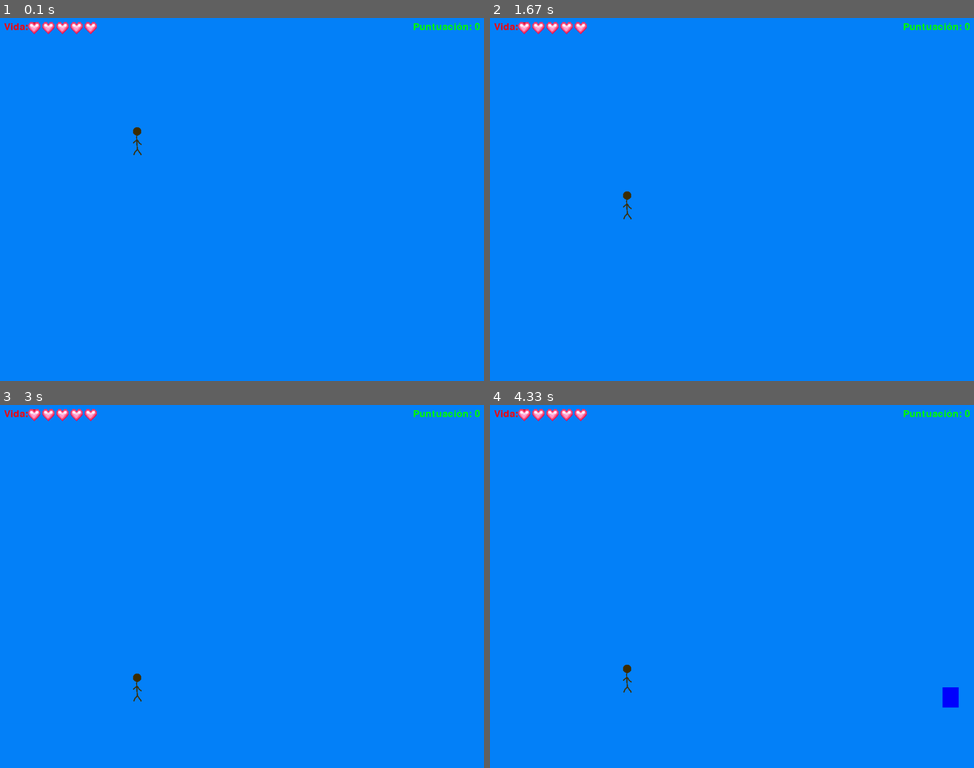
Above: before the commit, frames 1-4 (two rows, left to right).
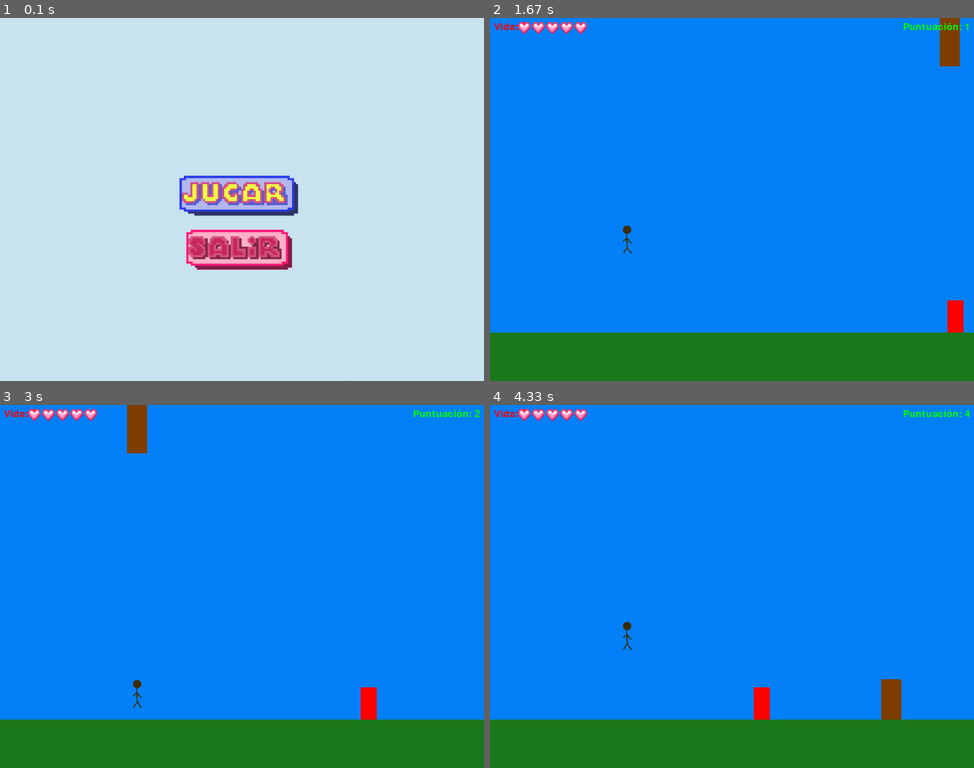
Above: after the commit, the same moments.

Repository: Jol-XD/Corre-Paco-Corre
Game: pygame game, started from proyecto/Juego(test-Jack).py
Same seed, same stepped clock (60 frames per second), same inputs: the game is played once before the commit and once after it.
Inputs (mouse positions are in pixels of both pictures, inside the frame that each line leads up to):
- Up to frame 1 (0.1 s): no input
- Up to frame 2 (1.67 s): press the mouse at (727, 250) at 0.37 s; move the mouse to (751, 181) at 0.47 s; release the mouse at (775, 112) at 0.6 s; press the mouse at (794, 210) at 0.7 s; move the mouse to (785, 155) at 0.8 s; release the mouse at (775, 105) at 0.93 s; press the mouse at (727, 195) at 1.03 s; move the mouse to (756, 195) at 1.13 s; release the mouse at (785, 199) at 1.27 s; hold Space 1.33-1.63 s; hold Up 1.33-1.63 s
- Up to frame 3 (3 s): tap Space at 1.67 s; click (319, 564) at 2.05 s; hold Up 2.33-2.63 s; hold Down 2.67-2.97 s
- Up to frame 4 (4.33 s): click "Vida: 5" at 3.05 s; hold Up 3.33-3.7 s; hold Up from 4.13 s (still down)

The runs differ from the first frame. In frame 1, 100% of the frame differs, in the area x 0-100%, y 0-100%; in frame 2, 14%; in frame 3, 14%; in frame 4, 14%.

Commit message:
test jack raro + imagenes

Diff:
--- a/proyecto/Juego(test-Jack).py
+++ b/proyecto/Juego(test-Jack).py
@@ -1,22 +1,161 @@
 import random
 import time
 import pygame
-
+import sys
+
+# Define colores
+MENU = (202, 228, 241)
+FONDO = (5, 130, 250)
 ROJO = (255, 0, 0)
-FONDO = (5, 130, 250)
 AZUL = (0, 0, 255)
 GREEN = (0, 255, 0)
-BLACK = (0, 0, 0)
-
-class Jugador(pygame.sprite.Sprite):
+NEGRO = (0, 0, 0)
+MARRON = (128, 64, 0)
+SUELO = (28, 121, 28)
+
+clock = pygame.time.Clock()
+pygame.init()
+
+# Configuración de la pantalla
+screen_width = 1200
+screen_height = 900
+pantalla = pygame.display.set_mode((screen_width, screen_height))
+pygame.display.set_caption("¡Corre Paco corre!")
+
+# Clase para manejar botones
+class Boton():
+    def __init__(self, x, y, image, scale):
+        width = image.get_width()
+        height = image.get_height()
+        self.image = pygame.transform.scale (image, (int(width * scale), int(height * scale)))
+        self.rect = self.image.get_rect()
+        self.rect.topleft = (x, y)
+        self.clicked = False
+
+    def draw(self):
+        pantalla.blit(self.image, (self.rect.x, self.rect.y))
+
+# Función para salir del juego
+def salir_del_juego():
+    pygame.quit()
+    sys.exit()
+
+# Carga de imágenes para los botones
+jugar_img = pygame.image.load('proyecto/sprites/JUGAR1.png').convert_alpha()
+jugar_presionado_img = pygame.image.load('proyecto/sprites/jugar02.png').convert_alpha()
+salir_img = pygame.image.load('proyecto/sprites/SALIR1.png').convert_alpha()
+salir_presionado_img = pygame.image.load('proyecto/sprites/salir002.png').convert_alpha()
+No_img = pygame.image.load('proyecto/sprites/no.png').convert_alpha()
+Si_img = pygame.image.load('proyecto/sprites/si.png').convert_alpha()
+
+jugar_btn = Boton(445, 391, jugar_img, 5.25)
+salir_btn = Boton(446, 525, salir_img, 5.25)
+yes_btn = Boton(350, 400, Si_img, 5.25)
+no_btn = Boton(675, 400, No_img, 5.25)
+
+menu_activo = True
+juego_activo = False
+
+# Función para mostrar un mensaje de salida
+def mostrar_mensaje_salida():
+    pantalla.fill((202, 228, 241))
+    mensaje = "¿Enserio deseas salir del juego?"
+    font = pygame.font.SysFont("arialblack", 40)
+    draw_text(mensaje, font, (255, 255, 255), 270, 300)
+
+    while True:
+        for event in pygame.event.get():
+            if event.type == pygame.MOUSEBUTTONDOWN:
+                if yes_btn.rect.collidepoint(event.pos):
+                    pygame.quit()
+                    sys.exit()
+                elif no_btn.rect.collidepoint(event.pos):
+                    return False
+
+        yes_btn.draw()
+        no_btn.draw()
+        pygame.display.update()
+
+# Función para dibujar texto en la pantalla
+def draw_text(text, font, text_col, x, y):
+    img = font.render(text, True, text_col)
+    pantalla.blit(img, (x, y))
+
+# Función para mostrar el menú principal
+def mostrar_menu():
+    global menu_activo, juego_activo, puntuacion, tiempo_ultimo_punto
+
+    menu_activo = True
+    juego_activo = False
+    puntuacion = 0
+    tiempo_ultimo_punto = 0
+
+    jugador.rect.x = 320
+    jugador.rect.y = 700
+    jugador.velocity = [0, 0]
+    jugador.vida = 5
+
+    # Restablece la posición de las estructuras
+    estructuras.empty()
+
+    # Agregar un enemigo al principio del juego de manera aleatoria
+    enemigos.empty()
+    tipos_enemigos = [EnemigoNormal, EnemigoVolador] #falta EnemigoEnano
+    enemigo_inicial = random.choice(tipos_enemigos)
+    nuevo_enemigo = enemigo_inicial(screen_width, 700)
+    enemigos.add(nuevo_enemigo)
+
+    for _ in range(1):
+        nueva_estructura = Estructura(random.randint(screen_width, screen_width + 200), 50, 120, 10)
+        estructuras.add(nueva_estructura)
+
+
+    while menu_activo:
+        for event in pygame.event.get():
+            if event.type == pygame.QUIT:
+                pygame.quit()
+                sys.exit()
+
+            if event.type == pygame.MOUSEBUTTONDOWN:
+                if jugar_btn.rect.collidepoint(event.pos):
+                    jugar_btn.clicked = True
+                if salir_btn.rect.collidepoint(event.pos):
+                    salir_btn.clicked = True
+
+            if event.type == pygame.MOUSEBUTTONUP:
+                if jugar_btn.clicked:
+                    menu_activo = False
+                    juego_activo = True
+                    jugar_btn.clicked = False
+                if salir_btn.clicked:
+                    salir_btn.clicked = False
+                    if mostrar_mensaje_salida():
+                        run = False
+
+        if jugar_btn.clicked:
+            jugar_btn.image = pygame.transform.scale(jugar_img, (int(jugar_img.get_width() * 5.25), int(jugar_img.get_height() * 5.25)))
+        else:
+            jugar_btn.image = pygame.transform.scale(jugar_img, (int(jugar_img.get_width() * 5.25), int(jugar_img.get_height() * 5.25)))
+
+        if salir_btn.clicked:
+            salir_btn.image = pygame.transform.scale(salir_img, (int(salir_img.get_width() * 5.25), int(salir_img.get_height() * 5.25)))
+        else:
+            salir_btn.image = pygame.transform.scale(salir_img, (int(salir_img.get_width() * 5.25), int(salir_img.get_height() * 5.25)))
+
+        pantalla.fill(MENU)
+        jugar_btn.draw()
+        salir_btn.draw()
+        pygame.display.update()
+
+class jugador(pygame.sprite.Sprite):
     def __init__(self, x, y, velocity_x, velocity_y):
         super().__init__()
         self.velocity = [velocity_x, velocity_y]
         self.is_jumping = False
         self.is_agachado = False
         self.is_atacando = False
-        self.gravity = 0.33
-        self.jump_strength = -10
+        self.gravity = 1.1
+        self.jump_strength = -20
         self.vida = 5
         self.attack_duration = 200    # Duración del ataque en milisegundos
         self.attack_timer = 0  # Temporizador para controlar la duración del ataque
@@ -41,8 +180,8 @@
 
         self.velocity[1] += self.gravity
 
-        if self.velocity[1] > 3.5:
-            self.velocity[1] = 3.5
+        if self.velocity[1] > 10:
+            self.velocity[1] = 10
 
         if not self.is_jumping:
             self.velocity[1] += self.gravity
@@ -103,94 +242,108 @@
         if self.is_atacando and self.attack_rect:
             pygame.draw.rect(surface, ROJO, self.attack_rect)
 
-class Enemigo(pygame.sprite.Sprite):
-
+import pygame
+
+class EnemigoNormal(pygame.sprite.Sprite):
     def __init__(self, x, y):
         super().__init__()
-        self.tipo = None  # Nuevo atributo para el tipo de enemigo
-        self.image = pygame.Surface((40, 80))
+        self.image = pygame.image.load("proyecto/sprites/zombie.png")
+        self.image = pygame.transform.scale(self.image, (40, 80))
         self.rect = self.image.get_rect()
         self.rect.x = x
         self.rect.y = y
-        self.aparicion_timer = random.randint(5000, 8000)
-        self.last_aparicion_time = pygame.time.get_ticks()
-        self.velocity_x = -1
+        self.image.fill(ROJO)  # Asegúrate de que ROJO esté definido en algún lugar de tu código
+        self.velocity_x = -3  # Agregar esta línea para definir velocity_x
+        self.velocidad_inicial = -3
+        self.velocidad = self.velocidad_inicial
         self.derrotado = False
 
     def update(self):
-        # Mover el enemigo hacia adelante
         self.rect.x += self.velocity_x
 
-        # Verificar si el enemigo ha salido completamente de la pantalla o ha sido derrotado
         if self.rect.right < 0 or self.derrotado:
             self.reiniciar()
 
-        # Verificar si es hora de aparecer en una nueva posición aleatoria
-        current_time = pygame.time.get_ticks()
-        if current_time - self.last_aparicion_time > self.aparicion_timer:
-            self.reiniciar()
-
     def reiniciar(self):
-        # Reiniciar la posición del enemigo
         self.rect.x = screen_width
         self.rect.y = 700
-        self.aparicion_timer = random.randint(5000, 8000)
-        self.last_aparicion_time = pygame.time.get_ticks()
+        self.velocity_x = -3
         self.derrotado = False
 
-        # Crear un nuevo enemigo de ese tipo
-        nuevo_enemigo = self.tipo(screen_width, 700)
-        self.image.fill(nuevo_enemigo.image.get_at((0, 0)))  # Pinta el fondo del nuevo enemigo con el color del tipo
-        self.velocity_x = nuevo_enemigo.velocity_x
-
-class EnemigoNormal(Enemigo):
+class EnemigoVolador(pygame.sprite.Sprite):
     def __init__(self, x, y):
-        super().__init__(x, y)
-        self.image = pygame.transform.scale(self.image, (40, 80))
-        self.image.fill(ROJO)
+        super().__init__()  # Llama al constructor de la clase base
+        self.image = pygame.image.load("proyecto/sprites/ojo.png")
+        self.image = pygame.transform.scale(self.image, (40, 50))
+        self.rect = self.image.get_rect()
+        self.rect.x = x
+        self.rect.y = y
+        self.velocity_x = -5
+        self.image.fill(AZUL)  # Asegúrate de que AZUL esté definido en algún lugar de tu código
+        self.velocidad_inicial = -5
+        self.velocidad = self.velocidad_inicial
+        self.derrotado = False  # Agregar esta línea para definir derrotado
+
+    def update(self):
+        self.rect.x += self.velocity_x
+
+        if self.rect.right < 0 or self.derrotado:
+            self.reiniciar()
 
     def reiniciar(self):
-        # Reiniciar la posición del enemigo
         self.rect.x = screen_width
         self.rect.y = 700
-        self.aparicion_timer = random.randint(5000, 8000)
-        self.last_aparicion_time = pygame.time.get_ticks()
+        self.velocity_x = -4
         self.derrotado = False
 
-class EnemigoEnano(Enemigo):
-    def __init__(self, x, y):
-        super().__init__(x, 755)
-        self.image = pygame.transform.scale(self.image, (30, 25))
-        self.velocity_x = -1
-        self.rect.y = 755
-        self.image.fill(GREEN)
-
-    def reiniciar(self):
-        # Reiniciar la posición del enemigo
-        self.rect.x = screen_width
-        self.rect.y = 755
-        self.aparicion_timer = random.randint(5000, 8000)
-        self.last_aparicion_time = pygame.time.get_ticks()
-        self.derrotado = False
-
-class EnemigoVolador(Enemigo):
-    def __init__(self, x, y):
-        super().__init__(x, y)
-        self.image = pygame.transform.scale(self.image, (40, 50))
-        self.velocity_x = -1
-        self.image.fill(AZUL)
-
-    def reiniciar(self):
-        # Reiniciar la posición del enemigo
-        self.rect.x = screen_width
-        self.rect.y = 700
-        self.aparicion_timer = random.randint(5000, 8000)
-        self.last_aparicion_time = pygame.time.get_ticks()
-        self.derrotado = False
-
+#class EnemigoEnano(Enemigo):
+#    def __init__(self, x, y):
+#        super().__init__(x, 755)
+#        self.image = pygame.transform.scale(self.image, (30, 25))
+#        self.velocity_x = -6
+#        self.rect.y = 755
+#       self.image.fill(GREEN)
+#        self.velocidad_inicial = -6
+#       self.velocidad = self.velocidad_inicial
+
+#    def reiniciar(self):
+#        super().reiniciar()
+#        self.velocity_x = self.velocidad
+
+jugador = jugador(320, 700, 0, 0)
+enemigos = pygame.sprite.Group()
+spawn_timer = 0
+spawn_interval = 3000
+enemigo_en_pantalla = False
+enemigo_actual = None
+ultima_clase_enemigo = None
+ultimo_tipo_enemigo = None
+ultimo_enemigo_derrotado = False
+
+
+def generar_enemigo():
+    global enemigo_en_pantalla, ultima_clase_enemigo, ultimo_tipo_enemigo, ultimo_enemigo_derrotado
+    if not enemigo_en_pantalla and ultimo_enemigo_derrotado:
+        enemigo_en_pantalla = True
+        # Clases de enemigos disponibles
+        clases_enemigos = [EnemigoNormal, EnemigoVolador] #EnemigoEnano falta
+
+        while True:
+            # Elije una clase de enemigo aleatoriamente
+            clase_enemigo = random.choice(clases_enemigos)
+
+            # Comprueba si el tipo del enemigo es diferente al anterior
+            if clase_enemigo != ultimo_tipo_enemigo:
+                ultimo_tipo_enemigo = clase_enemigo
+                ultima_clase_enemigo = clase_enemigo
+                # Crea un enemigo de la clase elegida
+                enemigo = clase_enemigo(screen_width, 700)
+                return enemigo
+    return None
+
+font = pygame.font.SysFont("arialblack", 40)
+puntuacion = 0
 tiempo_ultimo_punto = 0
-puntuacion = 0
-tipos_enemigos = [EnemigoNormal, EnemigoEnano, EnemigoVolador]
 
 def actualizar_puntuacion():
     global puntuacion
@@ -199,7 +352,7 @@
     tiempo_actual = pygame.time.get_ticks()
 
     # Comprueba si ha pasado al menos 10 segundos desde el último punto sumado
-    if tiempo_actual - tiempo_ultimo_punto >= 5000:  # 10000 milisegundos = 10 segundos
+    if tiempo_actual - tiempo_ultimo_punto >= 1000:
         puntuacion += 1
         tiempo_ultimo_punto = tiempo_actual  # Actualiza el tiempo del último punto sumado
 
@@ -208,37 +361,36 @@
     puntuacion_rect.topright = (screen_width - 10, 10)
     pantalla.blit(puntuacion_texto, puntuacion_rect.topleft)
 
-
-pygame.init()
-screen_width = 1200
-screen_height = 900
-pantalla = pygame.display.set_mode((screen_width, screen_height))
-pygame.display.set_caption("¡Corre Paco corre!")
-jugador = Jugador(320, 240, 0, 0)
-
-enemigos = pygame.sprite.Group()
-
-run = True
-
-spawn_timer = 0
-spawn_interval = 3000
-
-def generar_enemigo():
-    # Clases de enemigos disponibles
-    clases_enemigos = [EnemigoNormal, EnemigoEnano, EnemigoVolador]
-
-    # Elije una clase de enemigo aleatoriamente
-    clase_enemigo = random.choice(clases_enemigos)
-
-    # Crea un enemigo de la clase elegida
-    enemigo = clase_enemigo(screen_width, 700)
-
-    return enemigo
+sprite_caja2 = pygame.image.load("proyecto/sprites/structuras/structure1(small).png").convert_alpha()
+class Estructura(pygame.sprite.Sprite):
+    def __init__(self, x, width, height, velocity):
+        super().__init__()
+        self.image = sprite_caja2
+        self.rect = pygame.Rect(x, 0, width, height)
+        self.velocity = velocity
+
+    def update(self):
+        self.rect.x -= self.velocity
+        if self.rect.right < 0:
+            self.rect.x = screen_width + 200
+            stucture_sel = random.randint(1, 2)
+            if stucture_sel==1:
+                self.rect.y = screen_height- self.rect.height - 100
+            elif stucture_sel==2:
+                self.rect.y = 720 - self.rect.height
+            self.velocity += 0.25
+
+estructuras = pygame.sprite.Group()
+
+for _ in range(1):
+    nueva_estructura = Estructura(random.randint(screen_width, screen_width + 200), 50, 120, 10)
+    estructuras.add(nueva_estructura)
 
 font = pygame.font.Font(None, 36)
 corazon_image = pygame.image.load("proyecto/sprites/cora.png")
 corazon_image = pygame.transform.scale(corazon_image, (30, 30))
 
+# Función para mostrar la vida del jugador
 def mostrar_vida(surface, vida):
     vida_text = font.render(f"Vida: {vida}", True, ROJO)
     surface.blit(vida_text, (10, 10))
@@ -253,6 +405,7 @@
 has_muerto_image = pygame.image.load("proyecto/sprites/has_muerto.png")
 has_muerto_image = pygame.transform.scale(has_muerto_image, (500, 300))
 
+# Función para mostrar un mensaje de muerte
 def mostrar_mensaje_muerte(surface):
     global run
 
@@ -268,71 +421,120 @@
             if event.type == pygame.KEYDOWN and event.key == pygame.K_SPACE:
                 muerto = False
 
+def reiniciar_juego():
+    global puntuacion
+    global tiempo_ultimo_punto
+    global juego_activo
+    global menu_activo
+
+    # Reinicia las variables globales
+    puntuacion = 0
+    tiempo_ultimo_punto = pygame.time.get_ticks()
+    juego_activo = False
+    menu_activo = True
+
+    # Elimina todos los enemigos y estructuras
+    enemigos.empty()
+
+run = True
+
 while run:
     for event in pygame.event.get():
         if event.type == pygame.QUIT:
             run = False
 
-        if event.type == pygame.KEYDOWN:
-            if event.key == pygame.K_UP:
-                jugador.salto()
-                print("salto")
-            if event.key == pygame.K_DOWN:
-                jugador.agacharse()
-                print("agachado")
-            if event.key == pygame.K_SPACE:
-                jugador.atacar()
-                print("ataque")
-
-        if event.type == pygame.KEYUP:
-            if event.key == pygame.K_DOWN:
-                jugador.levantarse()
-                print("levantado")
-            if event.key == pygame. K_SPACE:
-                jugador.detener_ataque()
-
-
-
-        if jugador.attack_rect:
-            for enemigo in enemigos:
-                if jugador.attack_rect.colliderect(enemigo.rect):
-                    enemigo.derrotado = True  # Marcar al enemigo como derrotado en lugar de eliminarlo
-                    puntuacion += 5  # Suma 10 puntos
-                    print("¡Enemigo derrotado!")
+        if juego_activo:
+            if event.type == pygame.KEYDOWN:
+                if event.key == pygame.K_UP:
+                    jugador.salto()
+                if event.key == pygame.K_DOWN:
+                    jugador.agacharse()
+                if event.key == pygame.K_SPACE:
+                    jugador.atacar()
+
+            if event.type == pygame.KEYUP:
+                if event.key == pygame.K_DOWN:
+                    jugador.levantarse()
+                if event.key == pygame.K_SPACE:
+                    jugador.detener_ataque()
+
+            if jugador.attack_rect:
+                for enemigo in enemigos:
+                    if jugador.attack_rect.colliderect(enemigo.rect):
+                        enemigo.derrotado = True
+                        puntuacion += 5
+                        print("¡Enemigo derrotado!")
+                        ultimo_enemigo_derrotado = True  # Indicar que el último enemigo fue derrotado
 
     colisiones = pygame.sprite.spritecollide(jugador, enemigos, False)
     if colisiones:
         if not jugador.is_atacando:
-            jugador.vida -= 1  # -1 vida si toca enemigo
+            jugador.vida -= 1
             print(f"¡El jugador perdió 1 vida! Vidas restantes: {jugador.vida}")
         for enemigo in colisiones:
             enemigo.derrotado = True
-
-    # Comprobar si el jugador se queda sin vidas
+            puntuacion += 5
+            print("¡Enemigo derrotado!")
+            ultimo_enemigo_derrotado = True  # Indicar que el último enemigo fue derrotado
+
+    # Restablecer el tipo del último enemigo si se derrotó
+    if ultimo_enemigo_derrotado:
+        ultima_clase_enemigo = None
+
+    choque = pygame.sprite.spritecollide(jugador, estructuras, False)
+    if choque:
+        estructura_colisionada = choque[0]
+        if jugador.rect.right > estructura_colisionada.rect.left:
+            jugador.rect.right = estructura_colisionada.rect.left
+
+    if jugador.rect.right < 0:
+        print("¡Juego terminado! Se salió de la pantalla.")
+        juego_activo = False
+        menu_activo = True
+        reiniciar_juego()
+
     if jugador.vida <= 0:
         print("¡Juego terminado! El jugador se quedó sin vidas.")
-        pantalla.fill(BLACK)
-        mostrar_mensaje_muerte(pantalla)
-
+        juego_activo = False
+        menu_activo = True
+        reiniciar_juego()
 
     jugador.update()
+
+    enemigo_actual = generar_enemigo()  # Generar un nuevo enemigo en cada iteración
+    if enemigo_actual:
+        enemigo_actual.update()
+
+    if not enemigo_en_pantalla and ultimo_enemigo_derrotado:
+        enemigo_actual = generar_enemigo()
+        if enemigo_actual:
+            enemigo_en_pantalla = True
+            ultimo_enemigo_derrotado = False  # Restablecer el valor
+
     enemigos.update()
+    estructuras.update()
 
     current_time = pygame.time.get_ticks()
 
-    # Comprueba si es hora de generar un nuevo enemigo
-    if current_time - spawn_timer > spawn_interval:
-        enemigo = generar_enemigo()
-        enemigos.add(enemigo)
-        spawn_timer = current_time
+# Aumenta la velocidad de los enemigos en función del tiempo transcurrido
 
     pantalla.fill(FONDO)
+
+    for estructura in estructuras:
+        pygame.draw.rect(pantalla, MARRON, estructura.rect)
 
     jugador.draw(pantalla)
     enemigos.draw(pantalla)
+    pygame.draw.rect(pantalla, SUELO, pygame.Rect(0, 780, 1200, 500))
 
     mostrar_vida(pantalla, jugador.vida)
     actualizar_puntuacion()
     pygame.display.update()
+    pygame.display.flip()
+    clock.tick(60)
+
+    if menu_activo:
+        mostrar_menu()
 
 pygame.quit()
+sys.exit()
Binary file added: proyecto/sprites/ojo.png
Binary file added: proyecto/sprites/zombie.png
